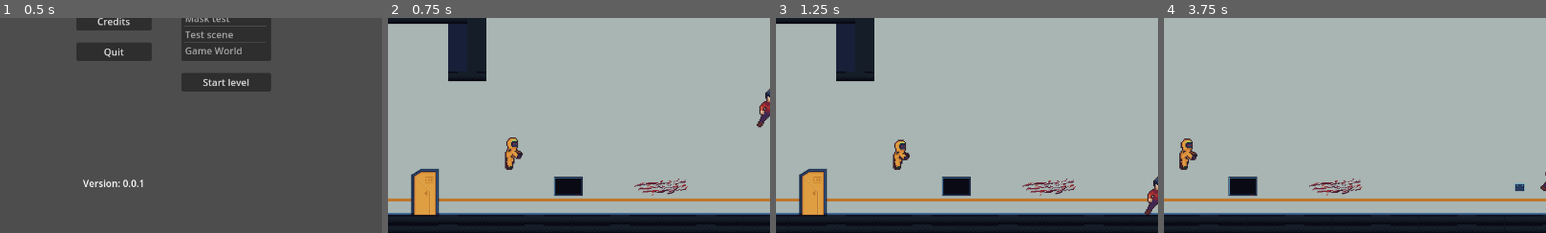
Above: before the commit, frames 1-4 (left to right).
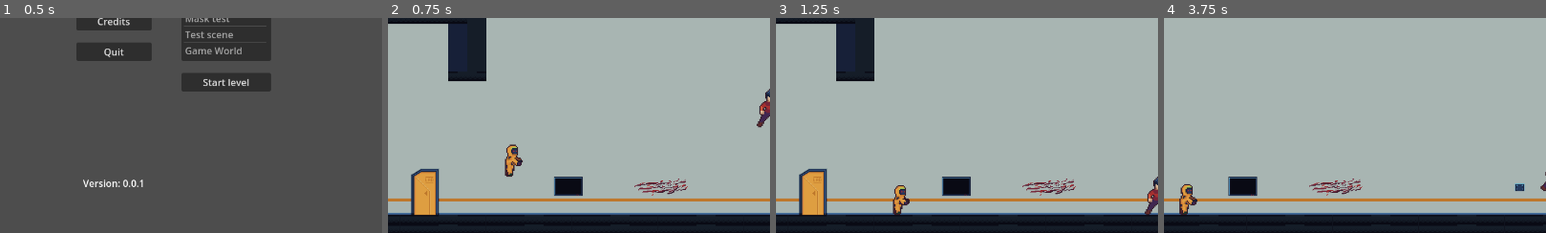
Above: after the commit, the same moments.

Repository: jame581/ShadowSecrets
Game: Godot game, scene res://maps/main_menu.tscn
The game is run twice, just before and just after one commit, with the same random seed, the same clock (stepped at 60 frames per second) and the same inputs.
Inputs:
- Up to frame 1 (0.5 s): no input
- Up to frame 2 (0.75 s): click "Start game" at 0.5 s
- Up to frame 3 (1.25 s): no input
- Up to frame 4 (3.75 s): hold E (interact) 1.28-2.03 s; hold D (right) 1.28-2.78 s; tap Space (jump) at 1.52, 2.27 s; tap E (interact) at 2.1, 3.6 s; hold A (left) 2.78-3.53 s; hold E (interact) 2.78-3.53 s; hold D (right) from 3.53 s (still down)
The pictures show only the part of the screen within x 0-50%, y 50-100%; the shares and areas given below are measured in that part.

Frame 1 is identical in both runs. In frame 2, 0.5% of the frame differs, in the area x 30-36%, y 55-74%; in frame 3, 0.8%; in frame 4, 0.9%, in the area x 4-9%, y 56-92%.

Commit message:
Update enemy navigation and positioning; adjust enemy size and remove unused code

Diff:
--- a/project/maps/level_prototype.tscn
+++ b/project/maps/level_prototype.tscn
@@ -157,9 +157,9 @@
 sources/0 = SubResource("TileSetAtlasSource_vucup")
 
 [sub_resource type="NavigationPolygon" id="NavigationPolygon_84tu6"]
-vertices = PackedVector2Array(525.469, 533.961, 530.258, 563.906, -288.117, 558.07, -285.82, 531.031, 789, 246.961, 236.656, 245.031, 237.367, 233.961, 789, 232.031)
+vertices = PackedVector2Array(521.508, 516.961, 524.43, 570.977, -294.313, 570.008, -290.633, 514.031, 785.211, 194.961, 786.773, 265.938, 246.656, 263.047, 244.328, 193.031)
 polygons = Array[PackedInt32Array]([PackedInt32Array(0, 1, 2, 3), PackedInt32Array(4, 5, 6, 7)])
-outlines = Array[PackedVector2Array]([PackedVector2Array(-295, 521, 534, 524, 542, 574, -299, 568), PackedVector2Array(228, 224, 799, 222, 799, 257, 226, 255)])
+outlines = Array[PackedVector2Array]([PackedVector2Array(-300, 504, 531, 507, 535, 581, -305, 580), PackedVector2Array(234, 183, 795, 185, 797, 276, 237, 273)])
 
 [node name="LevelPrototype" type="Node2D"]
 
@@ -241,10 +241,10 @@
 
 [node name="Enemy" parent="Enemies" instance=ExtResource("8_pg3c7")]
 position = Vector2(-147, 475)
-movement_target_position = Vector2(100, 529)
 
 [node name="Enemy2" parent="Enemies" instance=ExtResource("8_pg3c7")]
-position = Vector2(279, 200)
+position = Vector2(290, 183)
 
 [node name="NavigationRegion2D" type="NavigationRegion2D" parent="."]
+position = Vector2(-2, 17)
 navigation_polygon = SubResource("NavigationPolygon_84tu6")
--- a/project/scenes/enemies/enemy.tscn
+++ b/project/scenes/enemies/enemy.tscn
@@ -11,7 +11,7 @@
 height = 449.0
 
 [sub_resource type="RectangleShape2D" id="RectangleShape2D_mfmhk"]
-size = Vector2(25, 10)
+size = Vector2(30, 10)
 
 [sub_resource type="Animation" id="Animation_oagme"]
 length = 0.001
--- a/project/scripts/enemy.gd
+++ b/project/scripts/enemy.gd
@@ -11,7 +11,6 @@
 @export var health: int = 100
 @export var damage: int = 25
 @export var attack_range: int = 50
-@export var movement_target_position: Vector2 = Vector2(60.0,180.0)
 
 @onready var animation_player: AnimationPlayer = get_node("AnimationPlayer")
 @onready var sprite: Sprite2D = get_node("Sprite")
@@ -42,32 +41,50 @@
 	await get_tree().physics_frame
 
 	# Now that the navigation map is no longer empty, set the movement target.
-	set_movement_target(movement_target_position)
+	# set_movement_target(global_position + Vector2(-100, 0))
 
 func set_movement_target(movement_target: Vector2):
 	navigation_agent.target_position = movement_target
 
 func _process(delta: float) -> void:
 	if chase_player and player != null:
-		navigation_agent.target_position = player.global_position
+		if global_position.distance_to(player.global_position) < attack_range:
+			attack_player()
+		else:
+			is_attacking_player = false
+			set_movement_target(player.global_position)
 	elif last_player_position != Vector2.ZERO:
-		navigation_agent.target_position = last_player_position
+		set_movement_target(last_player_position)
 	elif return_to_home:
-		navigation_agent.target_position = start_position
+		set_movement_target(start_position)
 
 
 func _physics_process(delta: float) -> void:
 
 	if not is_on_floor():
 		velocity += get_gravity() * delta
+		select_animation(velocity)
+		flip_sprite_by_velocity()
+		move_and_slide()
+		return
 
 	if navigation_agent.is_navigation_finished():
 		velocity = Vector2.ZERO
 		select_animation(velocity)
+		flip_sprite_by_velocity()
+		return
+
+	if is_attacking_player:
+		velocity = Vector2.ZERO
+		select_animation(velocity)
+		flip_sprite_by_velocity()
 		return
 
 	var current_agent_position: Vector2 = global_position
 	var next_path_position: Vector2 = navigation_agent.get_next_path_position()
+
+	print("is target reached: ", navigation_agent.is_target_reached())
+	print("get_final_position: ", navigation_agent.get_final_position())
 
 	velocity = current_agent_position.direction_to(next_path_position) * movement_speed
 	print("current_agent_position: ", current_agent_position, "next_path_position: ", next_path_position, "velocity: ", velocity)
@@ -75,42 +92,6 @@
 	select_animation(velocity)
 	flip_sprite_by_velocity()
 	move_and_slide()
-
-	# # Add the gravity.
-	# var direction = 0
-
-	# # Move the enemy.
-	# if not is_on_floor():
-	# 	velocity += get_gravity() * delta
-	# elif chase_player and player != null: # Chase the player.
-	# 	direction = (player.global_position - global_position).normalized()
-	# 	velocity.x = direction.x * movement_speed
-	# 	print(global_position.distance_to(player.global_position))
-	# 	if global_position.distance_to(player.global_position) < attack_range:
-	# 		attack_player()
-	# 	else:
-	# 		is_attacking_player = false
-	# elif last_player_position != Vector2.ZERO: # Move towards the last player position.
-	# 	direction = (last_player_position - global_position).normalized()
-	# 	velocity.x = direction.x * movement_speed
-	# 	if global_position.distance_to(last_player_position) < OFFSET_FROM_POSITION:
-	# 		last_player_position = Vector2.ZERO
-	# elif return_to_home: # Return to the start position.
-	# 	direction = (start_position - global_position).normalized()
-	# 	velocity.x = direction.x * movement_speed
-	# 	if global_position.distance_to(start_position) < OFFSET_FROM_POSITION:
-	# 		return_to_home = false
-	# else:
-	# 	velocity.x = move_toward(velocity.x, 0, movement_speed)
-
-	# #!crouch_raycast1.is_colliding() && !crouch_raycast2.is_colliding() && !crouch_raycast3.is_colliding()
-	# if ray_cast_left.is_colliding() || ray_cast_right.is_colliding():
-	# 	velocity.x = move_toward(velocity.x, 0, movement_speed)
-	# 	return_timer.start()
-
-	# select_animation(direction)
-	# flip_sprite_by_direction()
-	# move_and_slide()
 
 
 func attack_player():
